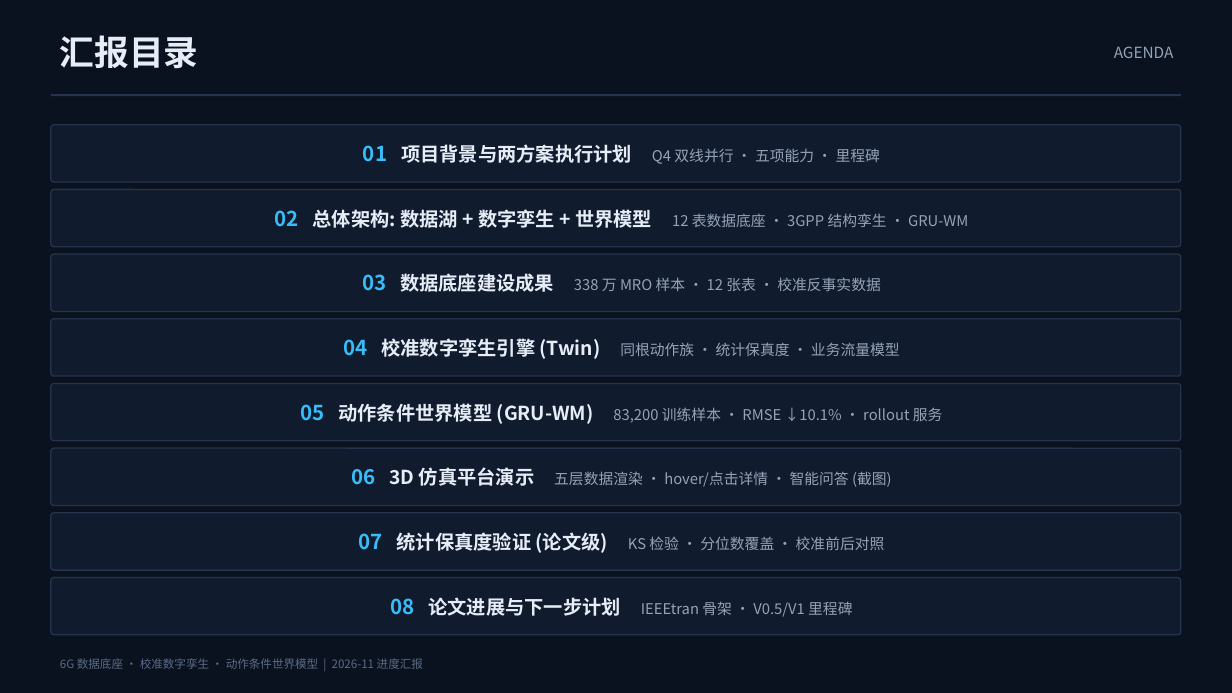
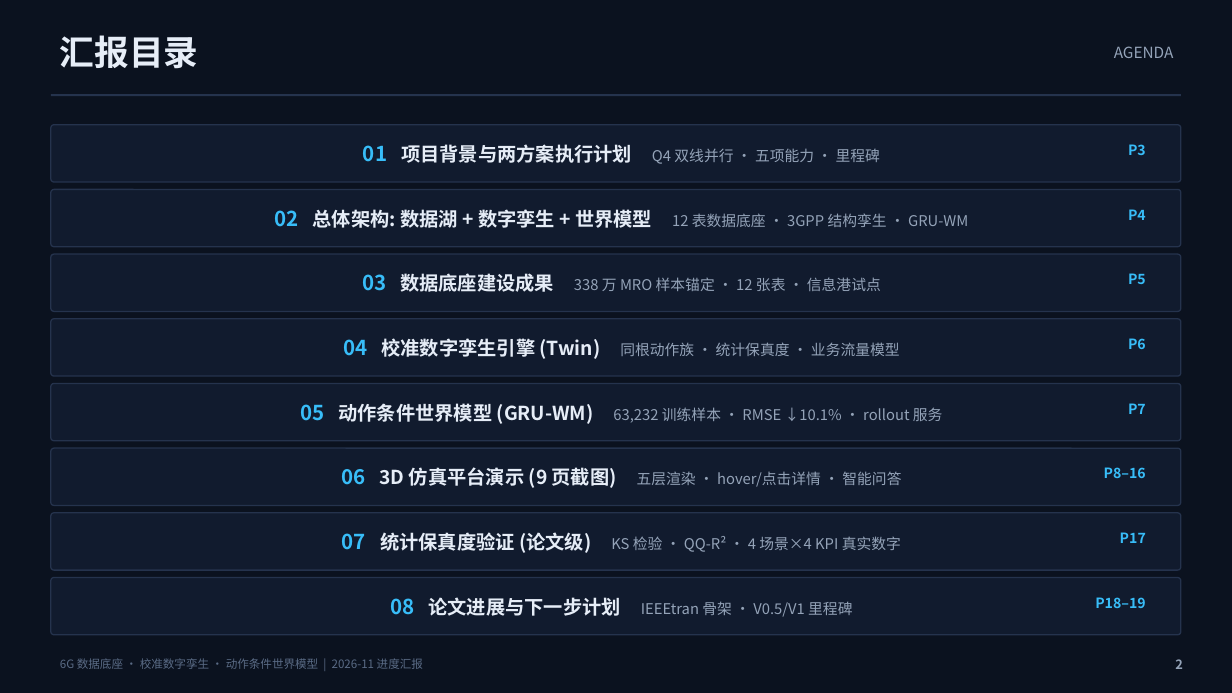
Before and after one commit to xuda1979/world-model, a slide deck: slide 2 of world6g/docs/world6g_progress.pptx. Drawn at 1232x693 pixels with LibreOffice and Linux fonts; fonts in the diff are those of the drawing. Boxes give left, top, right and bottom in pixels: in the first picture for what was removed or moved away, otherwise in the second. Text is boxed around its words. In the diff, an @@ line names an element or a change of style, - is before the commit and + after.

Commit message:
world6g: 中文进展报告 + 世界模型四任务基准评测套件 (wm/) + 论文完善
- 新增 docs/progress_report_20261103.md: 本周期完整进展报告 (数据底座→保真度→反事实动作→WM 基准→3D 平台→论文→PPT)
- 新增 wm/ 包: 动作条件世界模型基准 (models/train/data/metrics/evaluate), 统一接口 6 模型对照
- 新增 docs/wm_suite/: 四任务评测结果 (A 单步配对 bootstrap / B rollout 复合误差 / C 反事实 Δ-效应 / D 不确定性校准) + 三图 + results.json
- 核心结论: 反事实监督后 Δ 预测 corr 0.72 / 符号准确率 73% (Task A 训练模型全部失效); rollout 复合误差与不确定性校准为下一阶段主攻方向
- 论文: 补齐四任务基准章节 + Related Work + Limitations + Conclusion, 编译 main.pdf; PPT 脚本更新真实保真度与 WM 结果页
- .gitignore: 放行 wm_suite 图表

```diff
--- a/world6g/docs/world6g_progress.pptx
+++ b/world6g/docs/world6g_progress.pptx
@@ text added at (1128, 144, 1146, 155), 11 pt, text #38BDF8, bold @@
+P3
@@ text added at (1128, 209, 1146, 220), 11 pt, text #38BDF8, bold @@
+P4
@@ text in rounded rectangle at (362, 273, 881, 292): text changed @@
-03 数据底座建设成果 338 万 MRO 样本 · 12 张表 · 校准反事实数据
+03 数据底座建设成果 338 万 MRO 样本锚定 · 12 张表 · 信息港试点
@@ text added at (1128, 273, 1146, 284), 11 pt, text #38BDF8, bold @@
+P5
@@ text added at (1128, 338, 1146, 349), 11 pt, text #38BDF8, bold @@
+P6
@@ text in rounded rectangle at (300, 403, 943, 424): text changed @@
-05 动作条件世界模型 (GRU-WM) 83,200 训练样本 · RMSE ↓10.1% · rollout 服务
+05 动作条件世界模型 (GRU-WM) 63,232 训练样本 · RMSE ↓10.1% · rollout 服务
@@ text added at (1128, 403, 1146, 414), 11 pt, text #38BDF8, bold @@
+P7
@@ text in rounded rectangle at (341, 467, 901, 488): text changed @@
-06 3D 仿真平台演示 五层数据渲染 · hover/点击详情 · 智能问答 (截图)
+06 3D 仿真平台演示 (9 页截图) 五层渲染 · hover/点击详情 · 智能问答
@@ text added at (1104, 467, 1146, 478), 11 pt, text #38BDF8, bold @@
+P8–16
@@ text in rounded rectangle at (342, 532, 901, 553): text changed @@
-07 统计保真度验证 (论文级) KS 检验 · 分位数覆盖 · 校准前后对照
+07 统计保真度验证 (论文级) KS 检验 · QQ-R² · 4 场景×4 KPI 真实数字
@@ text added at (1120, 532, 1146, 543), 11 pt, text #38BDF8, bold @@
+P17
@@ text added at (1095, 597, 1146, 608), 11 pt, text #38BDF8, bold @@
+P18–19
@@ text added at (1175, 659, 1183, 669), 10 pt, text #94A3B8, bold @@
+2
```
Also in this commit, not shown: 18 other slides changed, 1 slide added, 1 slide removed, 18 other files.
